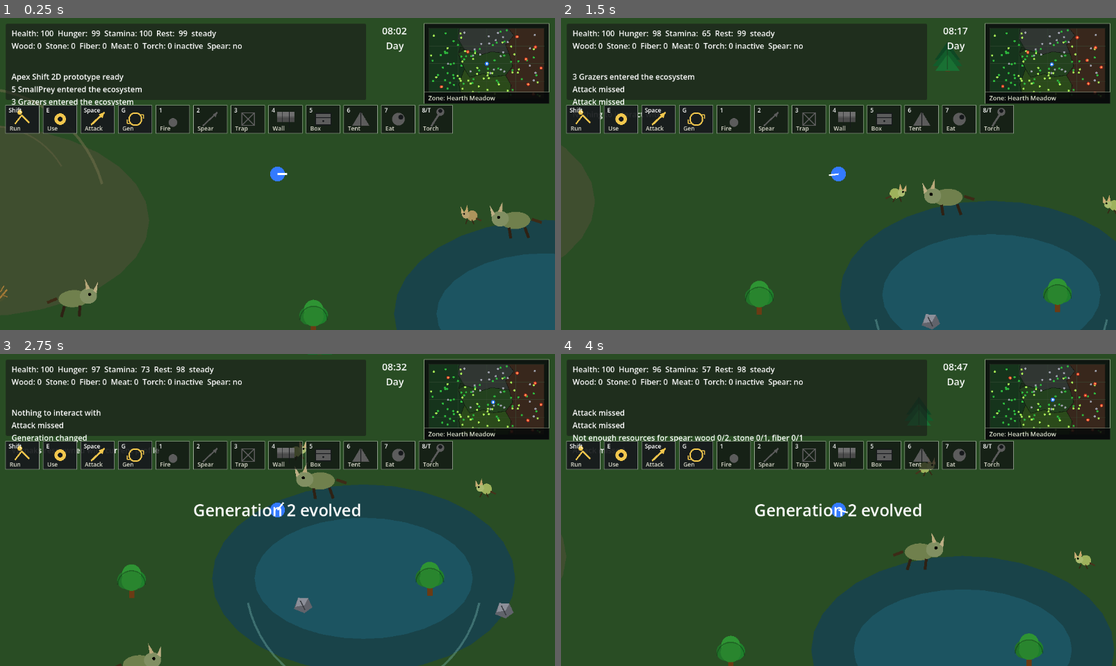
Above: before the commit, frames 1-4 (two rows, left to right).
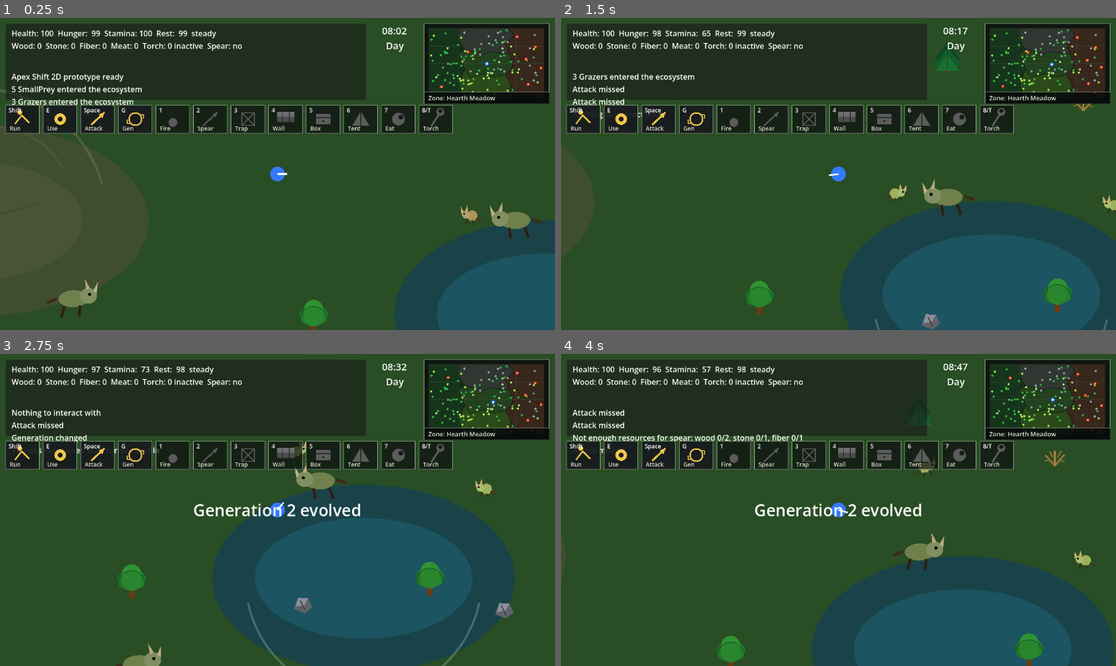
Above: after the commit, the same moments.

Repository: krisstoof/apex-shift-2d
Game: Godot game, scene res://scenes/main.tscn
The game is run twice, just before and just after one commit, with the same random seed, the same clock (stepped at 60 frames per second) and the same inputs.
Inputs (mouse positions are in pixels of both pictures, inside the frame that each line leads up to):
- Up to frame 1 (0.25 s): no input
- Up to frame 2 (1.5 s): tap Enter at 0.5 s; move the mouse to (960, 158) at 0.52 s; hold D (move_right) 0.53-1.28 s; hold Shift 0.53-1.28 s; click (960, 158) at 0.67 s; tap Space at 0.77 s; move the mouse to (727, 189) at 1.27 s; hold S (move_down) from 1.28 s (still down); tap E at 1.35 s
- Up to frame 3 (2.75 s): tap Space at 1.52 s; move the mouse to (333, 441) at 2.02 s; release S (move_down) at 2.03 s; hold D (move_right) from 2.03 s (still down); tap G at 2.1 s
- Up to frame 4 (4 s): move the mouse to (810, 572) at 2.77 s; release D (move_right) at 2.78 s; hold W (move_up) 2.78-3.53 s; tap 1 at 2.85 s; click (810, 572) at 2.92 s; tap Space at 3.02, 3.77 s; move the mouse to (1005, 556) at 3.52 s; hold A (move_left) from 3.53 s (still down); tap 2 at 3.6 s

The runs differ from the first frame. In frame 1, less than 0.1% of the frame differs, in the area x 0-91%, y 4-90%; in frame 2, less than 0.1%; in frame 3, less than 0.1%; in frame 4, 0.1%, in the area x 77-91%, y 4-37%.

Commit message:
feature/#73 Add hills as terrain landmarks

Diff:
--- a/scripts/ui/debug_panel.gd
+++ b/scripts/ui/debug_panel.gd
@@ -313,6 +313,7 @@
 		get_tree().get_nodes_in_group("rocks").size()
 	])
 	lines.append("Landmarks: %s" % _get_landmark_summary_text())
+	lines.append("Hill markers: %d" % get_tree().get_nodes_in_group("hill_landmarks").size())
 	lines.append("Growth: %s" % _get_resource_growth_text())
 	return "\n".join(lines)
 
--- a/scripts/world/world.gd
+++ b/scripts/world/world.gd
@@ -24,6 +24,7 @@
 const PLANT_RESOURCE_KINDS := ["conifer_tree", "leafy_tree", "bush", "dry_bush"]
 const CREATURE_BOUND_GROUPS := ["varnak", "small_prey", "grazer"]
 const CREATURE_BOUND_TELEPORT_PADDING := 36.0
+const HILL_RESOURCE_BLOCK_RADIUS_FACTOR := 0.72
 
 var evolution_director: Node
 var day_night_system: Node
@@ -34,6 +35,7 @@
 var grazer_rng := RandomNumberGenerator.new()
 var small_prey_spawn_timer := 0.0
 var landmarks: Array[Dictionary] = []
+var hill_landmarks: Array[Dictionary] = []
 
 func _ready() -> void:
 	await get_tree().process_frame
@@ -98,6 +100,33 @@
 
 func _create_landmarks() -> void:
 	landmarks = WORLD_CONFIG.get_landmarks()
+	hill_landmarks.clear()
+	for landmark in landmarks:
+		if str(landmark.get("type", "")) == "hill":
+			hill_landmarks.append(landmark)
+			_create_hill_area(landmark)
+
+
+func _create_hill_area(landmark: Dictionary) -> void:
+	var area := Area2D.new()
+	area.name = str(landmark.get("id", "hill"))
+	area.global_position = Vector2(landmark.get("position", Vector2.ZERO))
+	area.collision_layer = 0
+	area.collision_mask = 0
+	area.monitoring = false
+	area.monitorable = false
+	area.set_meta("landmark_id", str(landmark.get("id", "")))
+	area.set_meta("landmark_type", "hill")
+	area.set_meta("biome_id", str(landmark.get("biome_id", "")))
+	area.set_meta("gameplay_tags", landmark.get("gameplay_tags", []))
+	area.add_to_group("landmarks")
+	area.add_to_group("hill_landmarks")
+	var shape := CollisionShape2D.new()
+	var circle := CircleShape2D.new()
+	circle.radius = float(landmark.get("radius", 120.0))
+	shape.shape = circle
+	area.add_child(shape)
+	add_child(area)
 
 
 func _spawn_resources() -> void:
@@ -138,6 +167,8 @@
 			resource_rng.randf_range(spawn_area.position.x, spawn_area.end.x),
 			resource_rng.randf_range(spawn_area.position.y, spawn_area.end.y)
 		)
+		if _is_resource_blocked_by_hill(resource_kind, candidate):
+			continue
 		if _is_point_in_biome(candidate, biome) and _is_valid_resource_position(candidate, used_positions, player_position):
 			used_positions.append(candidate)
 			_spawn_resource_at(resource_kind, candidate)
@@ -205,6 +236,21 @@
 		if candidate.distance_to(used_position) < WORLD_CONFIG.RESOURCE_MIN_DISTANCE:
 			return false
 	return true
+
+
+func _is_resource_blocked_by_hill(resource_kind: String, candidate: Vector2) -> bool:
+	if not _is_plant_resource_kind(resource_kind):
+		return false
+	for hill in hill_landmarks:
+		var center := Vector2(hill.get("position", Vector2.ZERO))
+		var blocked_radius := float(hill.get("radius", 0.0)) * HILL_RESOURCE_BLOCK_RADIUS_FACTOR
+		if candidate.distance_to(center) < blocked_radius:
+			return true
+	return false
+
+
+func _is_plant_resource_kind(resource_kind: String) -> bool:
+	return resource_kind in PLANT_RESOURCE_KINDS
 
 
 func _get_player_position() -> Vector2:
@@ -511,6 +557,8 @@
 			resource_rng.randf_range(spawn_area.position.x, spawn_area.end.x),
 			resource_rng.randf_range(spawn_area.position.y, spawn_area.end.y)
 		)
+		if _is_resource_blocked_by_hill(resource_kind, candidate):
+			continue
 		if _is_point_in_scaled_biome(candidate, biome) and _is_valid_resource_position(candidate, used_positions, player_position):
 			used_positions.append(candidate)
 			_spawn_resource_at(resource_kind, candidate)
@@ -909,8 +957,10 @@
 	var base_color := Color(0.28, 0.31, 0.20, 0.72)
 	var ridge_color := Color(0.43, 0.43, 0.29, 0.58)
 	_draw_filled_ellipse(Rect2(center - Vector2(radius, radius * 0.55), Vector2(radius * 2.0, radius * 1.1)), base_color)
+	_draw_filled_ellipse(Rect2(center - Vector2(radius * 0.62, radius * 0.34), Vector2(radius * 1.24, radius * 0.68)), Color(0.35, 0.37, 0.24, 0.38))
 	draw_arc(center, radius * 0.76, deg_to_rad(196.0), deg_to_rad(344.0), 28, ridge_color, 5.0)
 	draw_arc(center + Vector2(radius * 0.10, -radius * 0.08), radius * 0.46, deg_to_rad(200.0), deg_to_rad(330.0), 24, ridge_color.darkened(0.15), 3.0)
+	draw_line(center + Vector2(-radius * 0.44, radius * 0.12), center + Vector2(radius * 0.38, -radius * 0.10), Color(0.18, 0.20, 0.13, 0.28), 3.0)
 
 
 func _draw_pond_landmark(landmark: Dictionary) -> void:
